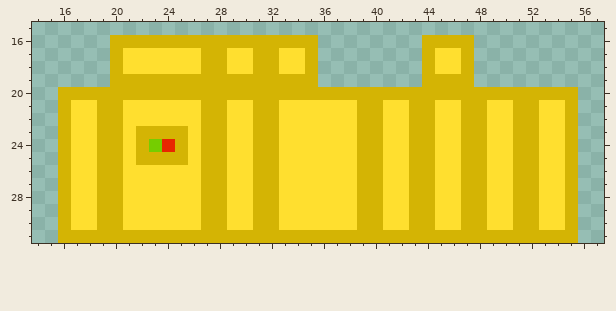
A pixel-art sprite gets an edit: ctg_spacesuits/textures/ctg_spacesuit_chestplate_gold.png. Above: the version before the commit.
The file is 64x32 pixels. Shown: x 14..57, y 15..31.
And afterwards:
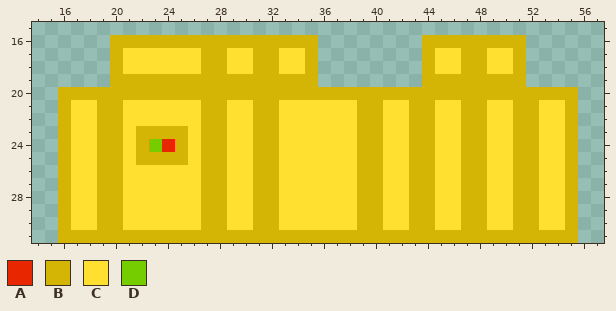
Palette (. is transparent): A #e82600  B #d4b404  C #ffdf2f  D #75cd00
Changes in this commit:
y 16: x 48..51 .... -> BBBB
y 17..18: x 48..51 .... -> BCCB
y 19: x 48..51 .... -> BBBB
Changed places in both pictures, as pixel boxes (x1, y1, x2, y2):
added: (474, 35, 526, 87)
